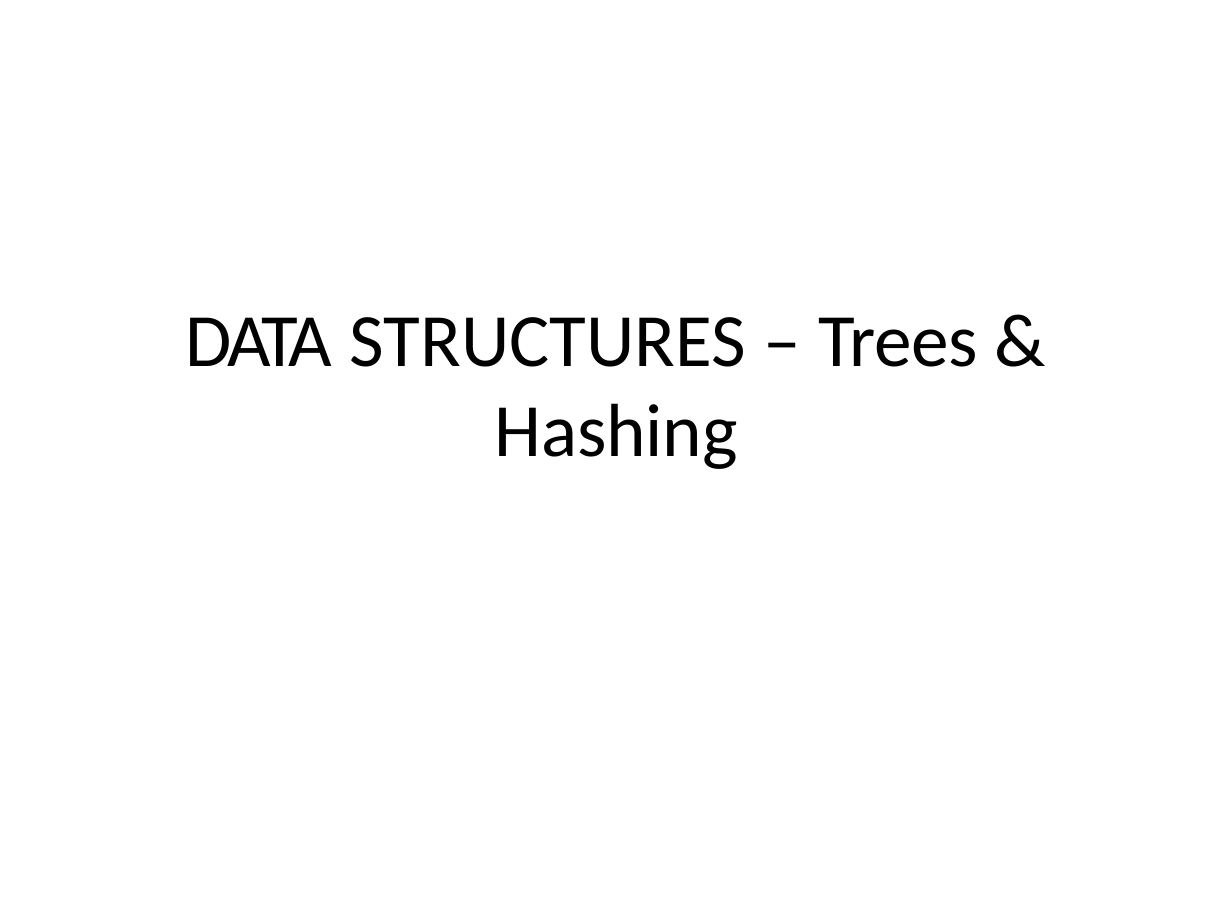
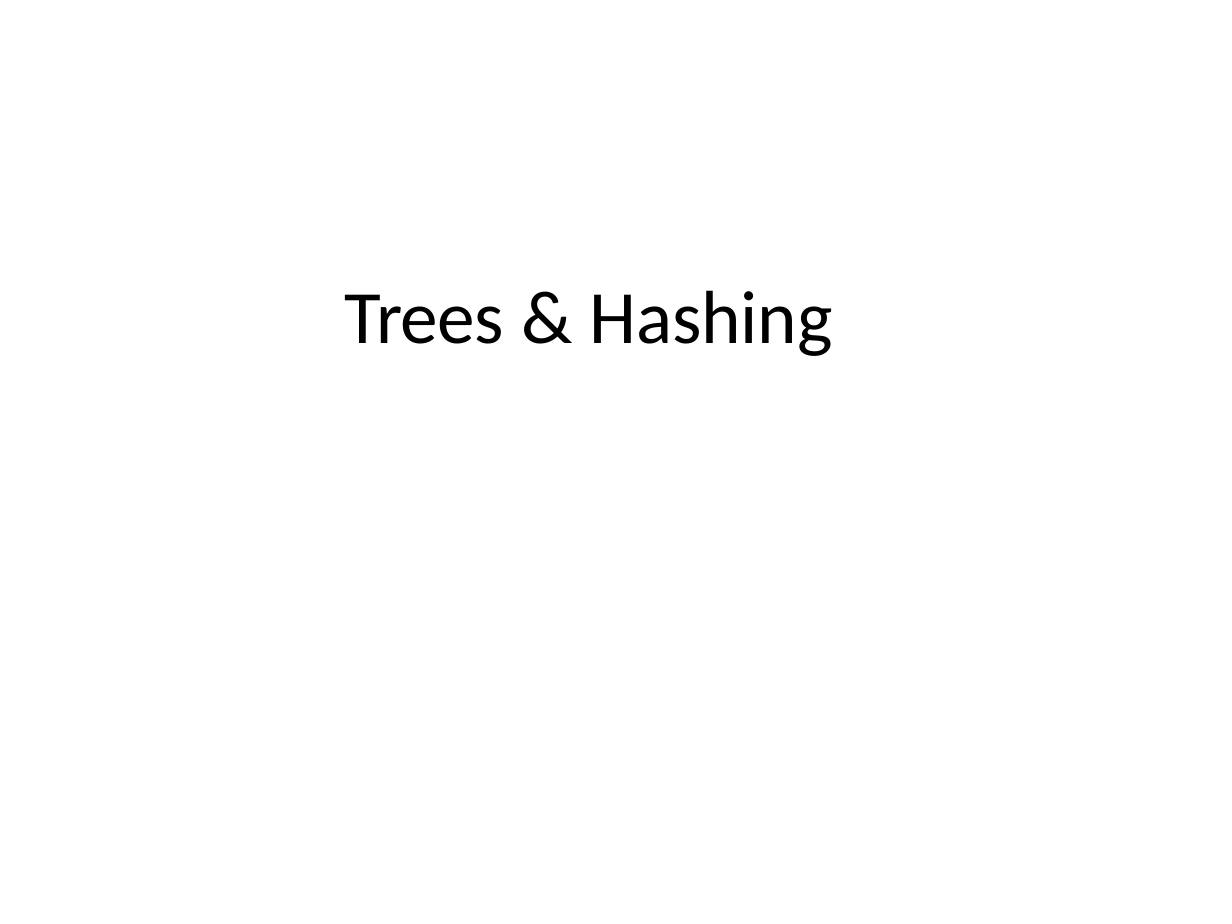
Before and after one commit to vzmanjunathreddy/CDS, a slide deck: slide 1 of docs/Trees_Hashing.pptx. Drawn at 1232x924 pixels with LibreOffice and Linux fonts; fonts in the diff are those of the drawing. Boxes give left, top, right and bottom in pixels: in the first picture for what was removed or moved away, otherwise in the second. Text is boxed around its words. In the diff, an @@ line names an element or a change of style, - is before the commit and + after.

```diff
--- a/docs/Trees_Hashing.pptx
+++ b/docs/Trees_Hashing.pptx
@@ title at [345,290,833,356]: text changed @@
-DATA STRUCTURES – Trees &
-Hashing
+Trees & Hashing
```
Also in this commit, not shown: 2 other files.
